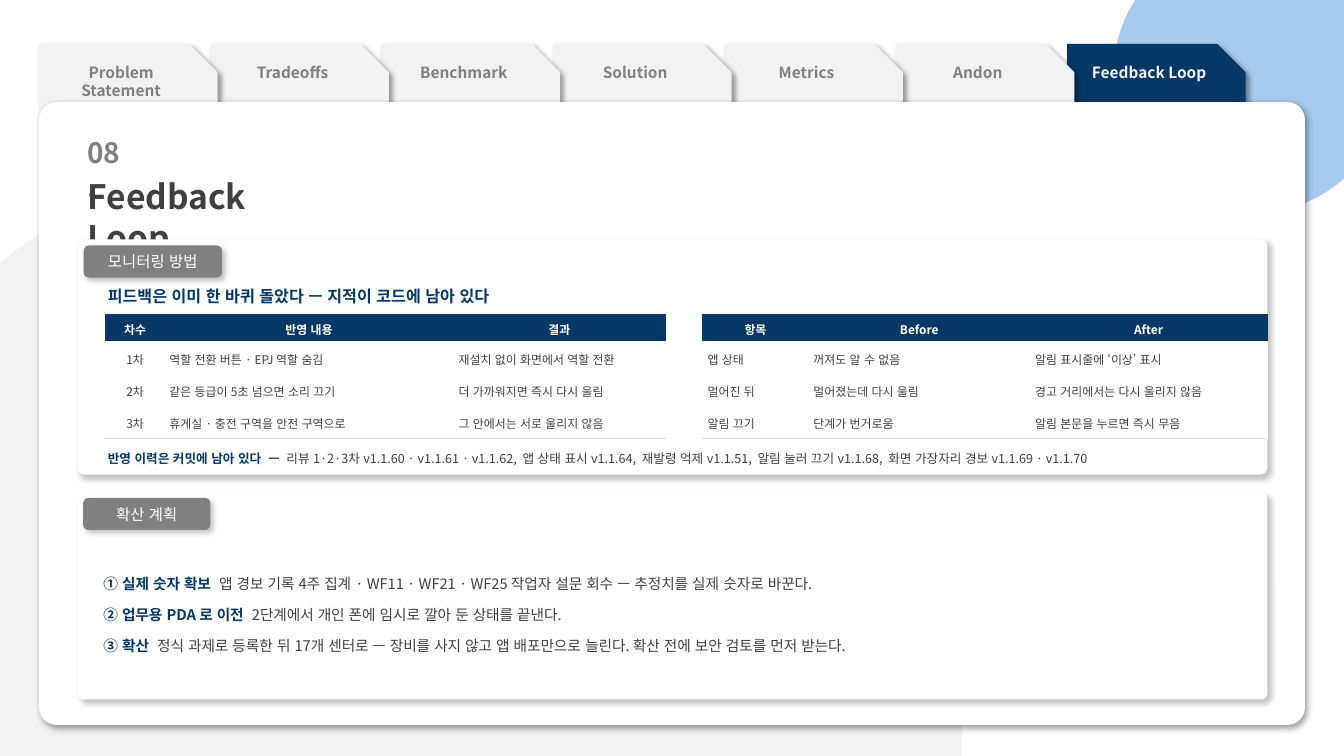
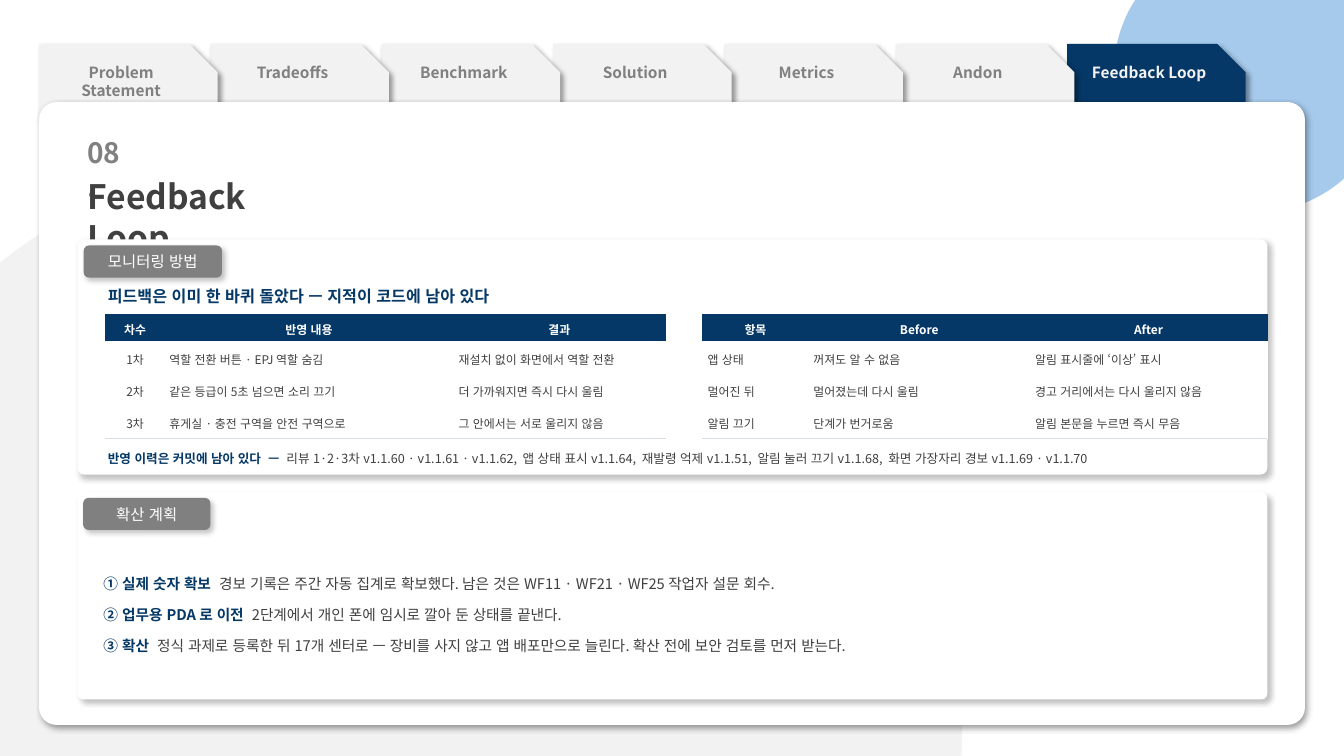
Before and after one commit to pslymzero-cyber/SafeAlert, a slide deck: slide 14 of docs/presentation/contest/SafeAlert_CouSolve_Contest.pptx. Drawn at 1344x756 pixels with LibreOffice and Linux fonts; fonts in the diff are those of the drawing. Boxes give left, top, right and bottom in pixels: in the first picture for what was removed or moved away, otherwise in the second. Text is boxed around its words. In the diff, an @@ line names an element or a change of style, - is before the commit and + after.

```diff
--- a/docs/presentation/contest/SafeAlert_CouSolve_Contest.pptx
+++ b/docs/presentation/contest/SafeAlert_CouSolve_Contest.pptx
@@ text in rounded rectangle at [103, 576, 775, 591]: text changed @@
-① 실제 숫자 확보 앱 경보 기록 4주 집계 · WF11 · WF21 · WF25 작업자 설문 회수 — 추정치를 실제 숫자로 바꾼다.
+① 실제 숫자 확보 경보 기록은 주간 자동 집계로 확보했다. 남은 것은 WF11 · WF21 · WF25 작업자 설문 회수.
```
Also in this commit, not shown: 4 other slides changed, 2 other files.
